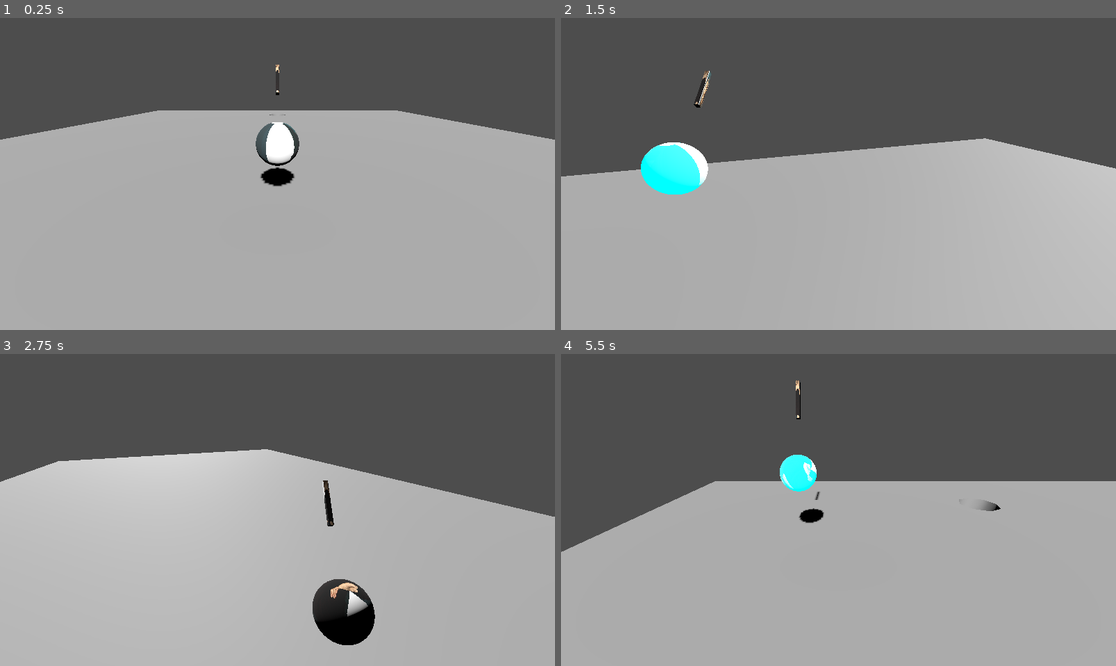
Above: before the commit, frames 1-4 (two rows, left to right).
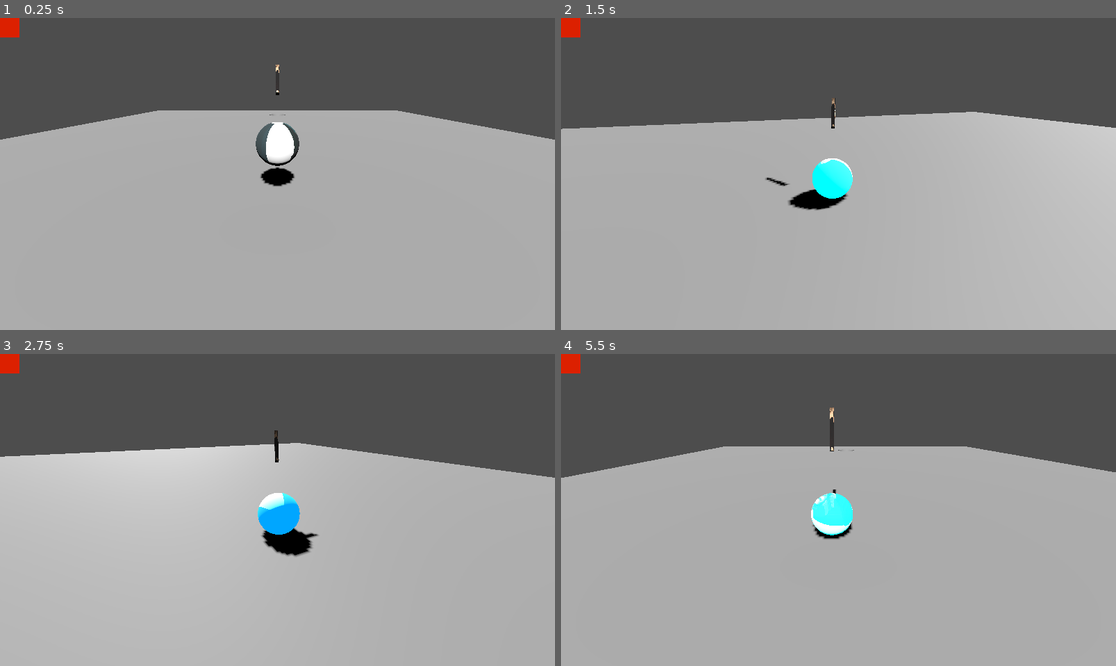
Above: after the commit, the same moments.

Repository: Eryans/Godot-Golf-Game
Game: Godot game, scene res://scenes/main.tscn
The game is run twice, just before and just after one commit, with the same random seed, the same clock (stepped at 60 frames per second) and the same inputs.
Inputs:
- Up to frame 1 (0.25 s): no input
- Up to frame 2 (1.5 s): tap Enter (ui_accept) at 0.5, 1.35 s; hold Right (ui_right) 0.53-1.28 s; hold Enter (ui_accept) 0.53-1.28 s; hold Shift (slow_down, bound only after the commit) from 1.28 s (still down)
- Up to frame 3 (2.75 s): tap Enter (ui_accept) at 1.52, 1.82 s; release Shift (slow_down, bound only after the commit) at 2.03 s; hold Right (ui_right) from 2.03 s (still down); hold Enter (ui_accept) from 2.03 s (still down)
- Up to frame 4 (5.5 s): release Right (ui_right) at 2.78 s; release Enter (ui_accept) at 2.78 s; hold Up (ui_up) 2.78-3.53 s; tap Enter (ui_accept) at 2.85, 3.02, 3.32, 4.35, 4.52, 4.82 s; hold Enter (ui_accept) 3.53-4.28 s; hold Left (ui_left) 3.53-5.03 s; hold Shift (slow_down, bound only after the commit) from 5.03 s (still down); hold Enter (ui_accept) from 5.03 s (still down)

The runs differ from the first frame. In frame 1, 0.2% of the frame differs, in the area x 0-4%, y 0-7%; in frame 2, 14%, in the area x 0-100%, y 0-62%; in frame 3, 9.0%; in frame 4, 13%.

Commit message:
feat(prototype): :sparkles: can adjust shooting force and slow down when player is moving

Diff:
--- a/project.godot
+++ b/project.godot
@@ -14,3 +14,11 @@
 run/main_scene="res://scenes/main.tscn"
 config/features=PackedStringArray("4.2", "Forward Plus")
 config/icon="res://icon.svg"
+
+[input]
+
+slow_down={
+"deadzone": 0.5,
+"events": [Object(InputEventKey,"resource_local_to_scene":false,"resource_name":"","device":-1,"window_id":0,"alt_pressed":false,"shift_pressed":false,"ctrl_pressed":false,"meta_pressed":false,"pressed":false,"keycode":0,"physical_keycode":4194325,"key_label":0,"unicode":0,"echo":false,"script":null)
+]
+}
--- a/scenes/main.tscn
+++ b/scenes/main.tscn
@@ -14,6 +14,18 @@
 
 [node name="Main" type="Node3D"]
 
+[node name="Control" type="Control" parent="."]
+layout_mode = 3
+anchors_preset = 0
+offset_right = 40.0
+offset_bottom = 40.0
+
+[node name="PowerUi" type="ColorRect" parent="Control"]
+layout_mode = 0
+offset_right = 40.0
+offset_bottom = 40.0
+color = Color(0.862745, 0.12549, 0, 1)
+
 [node name="CSGCombiner3D" type="CSGCombiner3D" parent="."]
 use_collision = true
 
@@ -28,7 +40,9 @@
 
 [node name="Player" parent="." node_paths=PackedStringArray("camera_support") instance=ExtResource("2_7tjlq")]
 transform = Transform3D(1, 0, 0, 0, 1, 0, 0, 0, 1, 0, 1.64288, 0)
-force = 30.0
+max_force = 10.0
+accumulation_speed = 5.0
+slow_down_force = 0.5
 cooldown = 2.0
 camera_support = NodePath("../CameraSupport")
 
--- a/scenes/player.tscn
+++ b/scenes/player.tscn
@@ -19,7 +19,7 @@
 [sub_resource type="SphereShape3D" id="SphereShape3D_rurnq"]
 
 [node name="Player" type="RigidBody3D"]
-mass = 0.05
+mass = 0.5
 physics_material_override = SubResource("PhysicsMaterial_7orr0")
 script = ExtResource("1_lw6x8")
 
--- a/scripts/player.gd
+++ b/scripts/player.gd
@@ -5,7 +5,9 @@
 @onready var ball_vertical_dir: float = 5.0
 @onready var ball_horizontal_dir: float = -5.0
 
-@export var force: float = 15.0
+@export var max_force: float = 5.0
+@export var accumulation_speed: float = 2.0
+@export var slow_down_force: float = 2.0
 @export var cooldown: float = 1.5
 @export var camera_support: CameraSupport
 
@@ -16,13 +18,14 @@
 var can_shoot: bool = true
 var timer: Timer
 var direction: Vector3
+var accumulation_force: float = 0
 
 
 func _ready():
 	if mesh.get_surface_override_material(0) is StandardMaterial3D:
 		material = mesh.get_surface_override_material(0) as StandardMaterial3D
 	else:
-		print("Le mat�riau n'est pas un StandardMaterial3D")
+		print("Material is not StandardMaterial3D")
 	timer = Timer.new()
 	add_child(timer)
 	timer.wait_time = cooldown
@@ -49,19 +52,27 @@
 
 func _physics_process(delta: float) -> void:
 	direction = (
-		(
-			camera_support.global_transform.basis
-			* Vector3(0, clamp(ball_vertical_dir, -2, 15), clamp(ball_horizontal_dir, -5, 5))
+		camera_support.global_transform.basis
+		* (
+			Vector3(0, clamp(ball_vertical_dir, -2, 15), clamp(ball_horizontal_dir, -5, 5))
+			. normalized()
 		)
-		. normalized()
 	)
 
 	if can_shoot:
-		if Input.is_action_just_pressed("ui_accept"):
-			var impulse_strength: float = force * delta
+		if Input.is_action_pressed("ui_accept"):
+			accumulation_force = clamp(
+				accumulation_force + delta * accumulation_speed, 0, max_force
+			)
+		if Input.is_action_just_released("ui_accept"):
+			var impulse_strength: float = accumulation_force
 			apply_central_impulse(direction * impulse_strength)
 			can_shoot = false
 			timer.start()
+			accumulation_force = 0
+	if Input.is_action_pressed("slow_down") && floor(linear_velocity.length()) > 0:
+		apply_central_impulse(-linear_velocity * (slow_down_force * delta))
+
 
 
 func on_timer_timeout() -> void:
